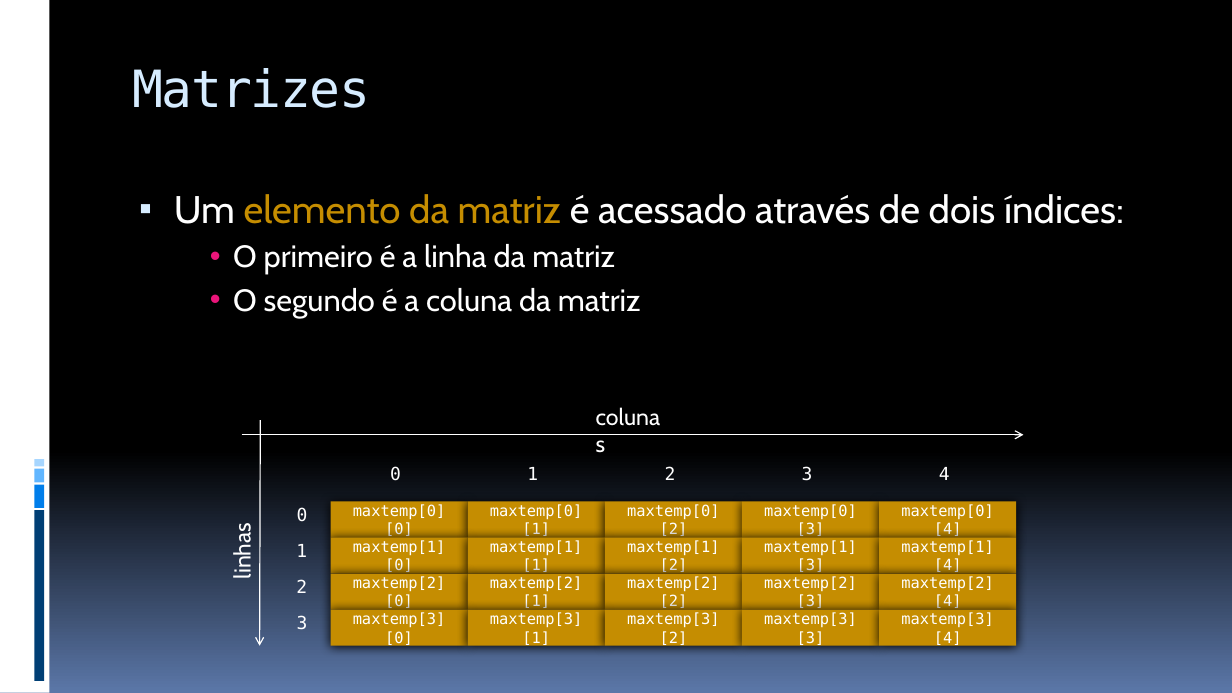
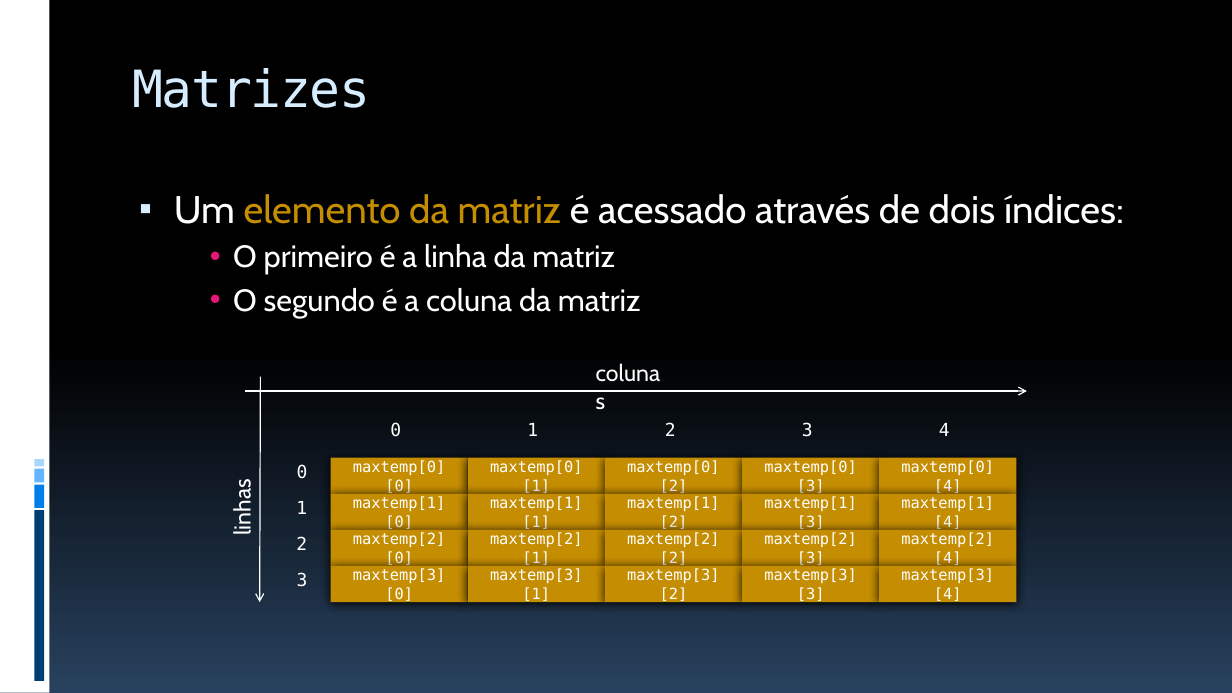
Before and after one commit to JudsonSS/ProgComp, a slide deck: slide 13 of Slides/19. Aplicações dos Laços de Repetição.pptx. Drawn at 1232x693 pixels with LibreOffice and Linux fonts; fonts in the diff are those of the drawing. Boxes give left, top, right and bottom in pixels: in the first picture for what was removed or moved away, otherwise in the second. Text is boxed around its words. In the diff, an @@ line names an element or a change of style, - is before the commit and + after.

```diff
--- a/Slides/19. Aplicações dos Laços de Repetição.pptx
+++ b/Slides/19. Aplicações dos Laços de Repetição.pptx
@@ background gradient #000000 to #5B77A8 to gradient #000000 to #28415E @@
@@ 20 rectangles, 11 texts, 1 arrow: place and size @@
-20 rectangles, 11 texts, 1 arrow at (228,397,1017,646)
+20 rectangles, 11 texts, 1 arrow at (228,354,1017,603)
@@ arrow moved from (242, 435) - (1024, 435) to (245, 391) - (1027, 391) @@
```
Also in this commit, not shown: 23 other slides changed, 1 slide added, 7 other files.
